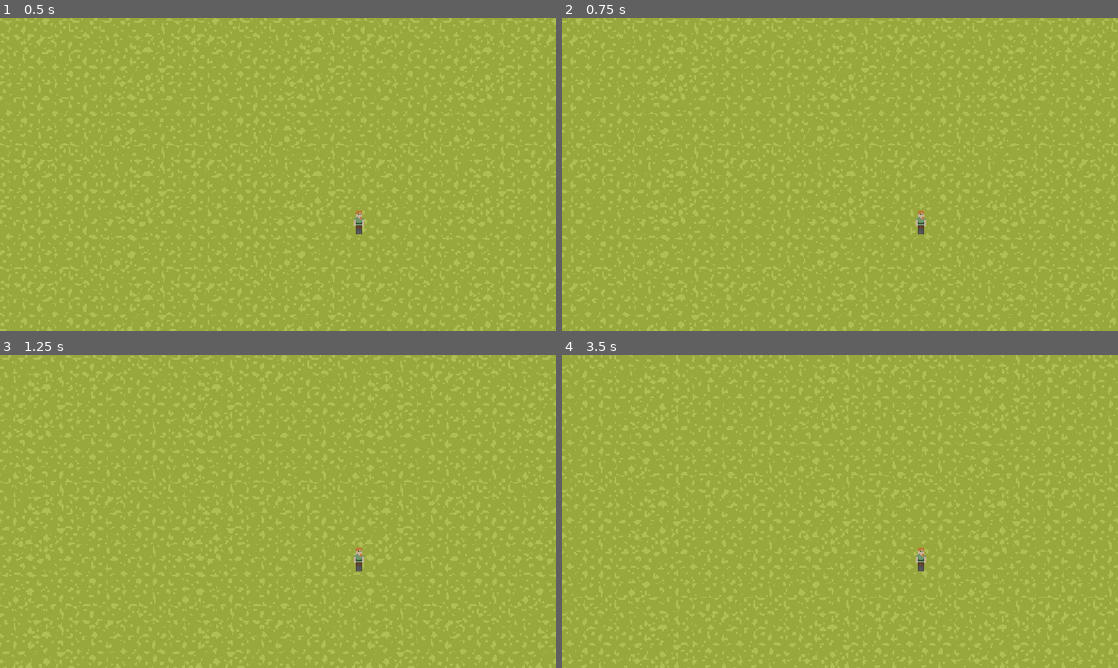
Above: before the commit, frames 1-4 (two rows, left to right).
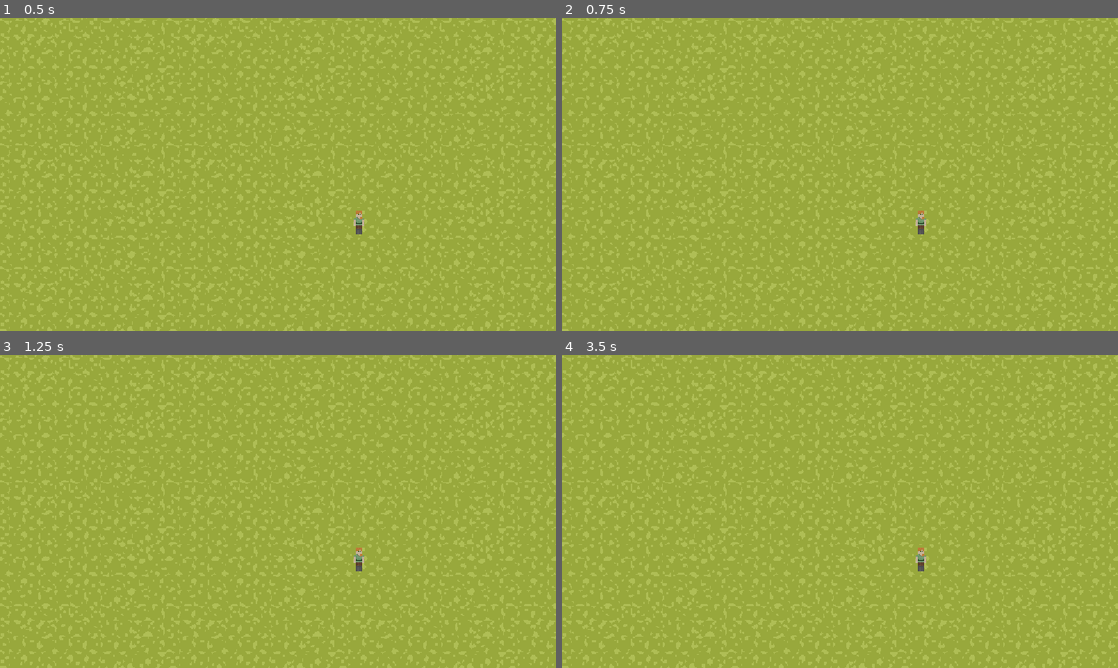
Above: after the commit, the same moments.

Repository: A-Random-Panda/Cataclysmic-Bonsai
Game: Godot game, scene res://main.tscn
The game is run twice, just before and just after one commit, with the same random seed, the same clock (stepped at 60 frames per second) and the same inputs. This scene is started directly instead of the project's main scene.
Inputs:
- Up to frame 1 (0.5 s): no input
- Up to frame 2 (0.75 s): tap Enter at 0.5 s; hold D (right) from 0.53 s (still down)
- Up to frame 3 (1.25 s): keep holding D (right)
- Up to frame 4 (3.5 s): release D (right) at 1.28 s; hold Down (down) 1.28-2.03 s; hold D (right) 2.03-2.78 s; hold W (up) from 2.78 s (still down)

Frame 1 is identical in both runs. In frame 2, 28% of the frame differs, in the area x 0-100%, y 0-100%; in frame 3, 29%; in frame 4, 30%.

Commit message:
bonsai pot

Diff:
--- /dev/null
+++ b/bonsai_pot.gd
@@ -0,0 +1,12 @@
+extends Node2D
+@export var h_meter = 200
+
+
+# Called when the node enters the scene tree for the first time.
+func _ready() -> void:
+	pass # Replace with function body.
+
+
+# Called every frame. 'delta' is the elapsed time since the previous frame.
+func _process(delta: float) -> void:
+	h_meter -= delta
--- /dev/null
+++ b/bonsai_pot.tscn
@@ -0,0 +1,54 @@
+[gd_scene format=3 uid="uid://dfgtaxjfik8vs"]
+
+[ext_resource type="Texture2D" uid="uid://casjueanetpjj" path="res://assets/image.png" id="1_6r4ft"]
+[ext_resource type="Script" uid="uid://cy6cax77qx13f" path="res://bonsai_pot.gd" id="1_tccnq"]
+[ext_resource type="Script" uid="uid://css21nc5shps2" path="res://happy_bar.gd" id="3_xx31s"]
+
+[sub_resource type="StyleBoxFlat" id="StyleBoxFlat_p35sp"]
+bg_color = Color(0.3553136, 0.35531354, 0.35531357, 1)
+
+[sub_resource type="StyleBoxFlat" id="StyleBoxFlat_dvoh4"]
+bg_color = Color(0.18941742, 0.720504, 0, 1)
+
+[node name="BonsaiPot" type="Node2D" unique_id=263233055]
+script = ExtResource("1_tccnq")
+
+[node name="StaticBody2D" type="StaticBody2D" parent="." unique_id=885110461]
+position = Vector2(-57.400005, -127.52501)
+
+[node name="Image" type="Sprite2D" parent="StaticBody2D" unique_id=297674934]
+position = Vector2(54.90001, 63.400017)
+scale = Vector2(0.25813955, 0.24426389)
+texture = ExtResource("1_6r4ft")
+
+[node name="CollisionPolygon2D" type="CollisionPolygon2D" parent="StaticBody2D" unique_id=548813471]
+position = Vector2(2.9000015, 2.4000015)
+polygon = PackedVector2Array(-4, -3, -4, 123, 107, 125, 109, 2)
+
+[node name="Control" type="Control" parent="." unique_id=1731453921]
+layout_mode = 3
+anchors_preset = 0
+offset_left = 5.0
+offset_top = -159.0
+offset_right = 45.0
+offset_bottom = -119.0
+metadata/_edit_use_anchors_ = true
+
+[node name="ProgressBar" type="ProgressBar" parent="Control" unique_id=1459653739]
+layout_mode = 1
+anchors_preset = -1
+anchor_left = -0.125
+anchor_top = 3.95
+anchor_right = -0.125
+anchor_bottom = 3.95
+offset_left = -58.0
+offset_top = -155.0
+offset_right = 54.0
+offset_bottom = -128.0
+theme_override_styles/background = SubResource("StyleBoxFlat_p35sp")
+theme_override_styles/fill = SubResource("StyleBoxFlat_dvoh4")
+max_value = 200.0
+value = 100.0
+show_percentage = false
+script = ExtResource("3_xx31s")
+metadata/_edit_use_anchors_ = true
--- /dev/null
+++ b/happy_bar.gd
@@ -0,0 +1,11 @@
+extends ProgressBar
+
+
+# Called when the node enters the scene tree for the first time.
+func _ready() -> void:
+	pass # Replace with function body.
+
+
+# Called every frame. 'delta' is the elapsed time since the previous frame.
+func _process(delta: float) -> void:
+	value = get_parent().get_parent().h_meter
--- a/main.tscn
+++ b/main.tscn
@@ -53,6 +53,7 @@
 [node name="Player" parent="." unique_id=1817752149 instance=ExtResource("3_h2yge")]
 position = Vector2(502, 341)
 scale = Vector2(0.3, 0.3)
+script = null
 
 [node name="Camera2D" type="Camera2D" parent="Player" unique_id=1366742951]
 
Binary file added: assets/image.png
Not shown, added: assets/image.png.import
Not shown, added: bonsai_pot.gd.uid
Not shown, added: happy_bar.gd.uid
